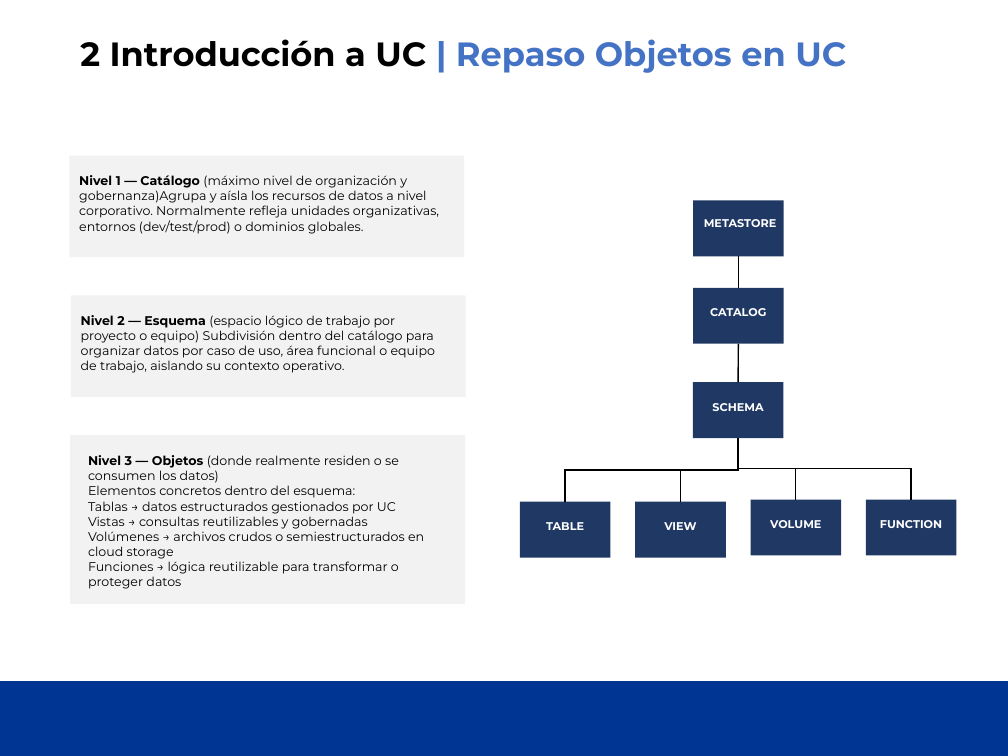
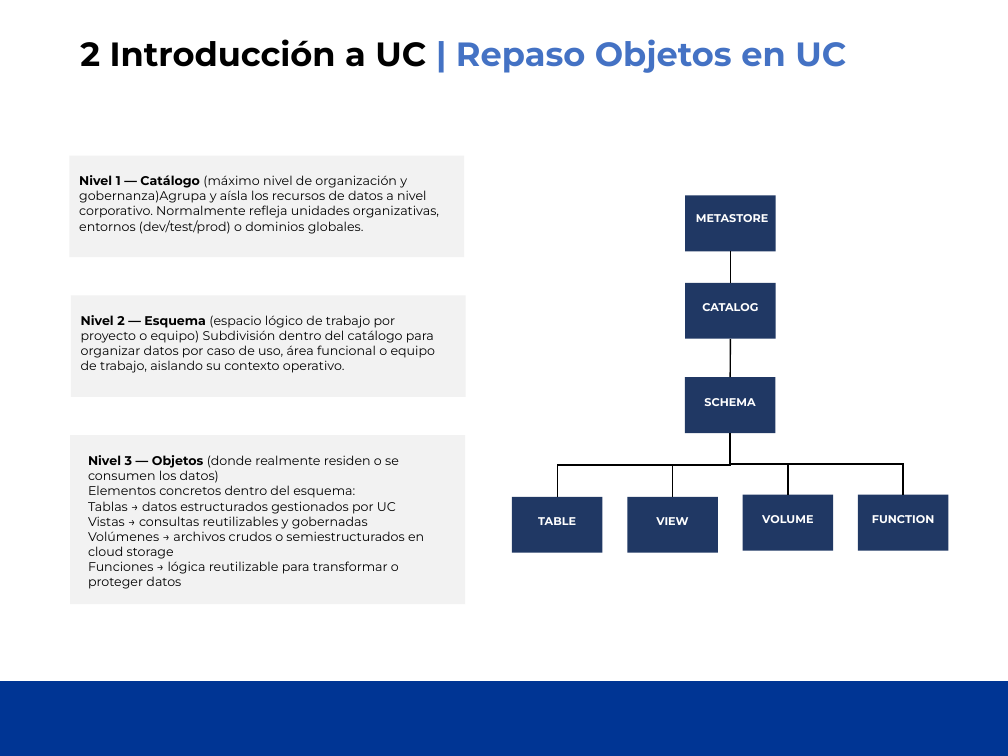
Before and after one commit to jmartinezceste/251101Course_UC_Ceste, a slide deck: slide 9 of UC_Course_Sesion2/UCDatabrick - Sesion 2.pptx. Drawn at 1008x756 pixels with LibreOffice and Linux fonts; fonts in the diff are those of the drawing; background and template pictures are left out. Boxes give left, top, right and bottom in pixels: in the first picture for what was removed or moved away, otherwise in the second. Text is boxed around its words. In the diff, an @@ line names an element or a change of style, - is before the commit and + after.

```diff
--- a/UC_Course_Sesion2/UCDatabrick - Sesion 2.pptx
+++ b/UC_Course_Sesion2/UCDatabrick - Sesion 2.pptx
@@ line moved from (738, 256) - (738, 288) to (731, 251) - (731, 283) @@
@@ 7 texts, 7 rectangles, 4 elbow lines, 1 line: place and size @@
-7 texts, 7 rectangles, 4 elbow lines, 1 line at [520, 201, 957, 558]
+7 texts, 7 rectangles, 4 elbow lines, 1 line at [512, 196, 949, 553]
```
Also in this commit, not shown: 2 slides added.
